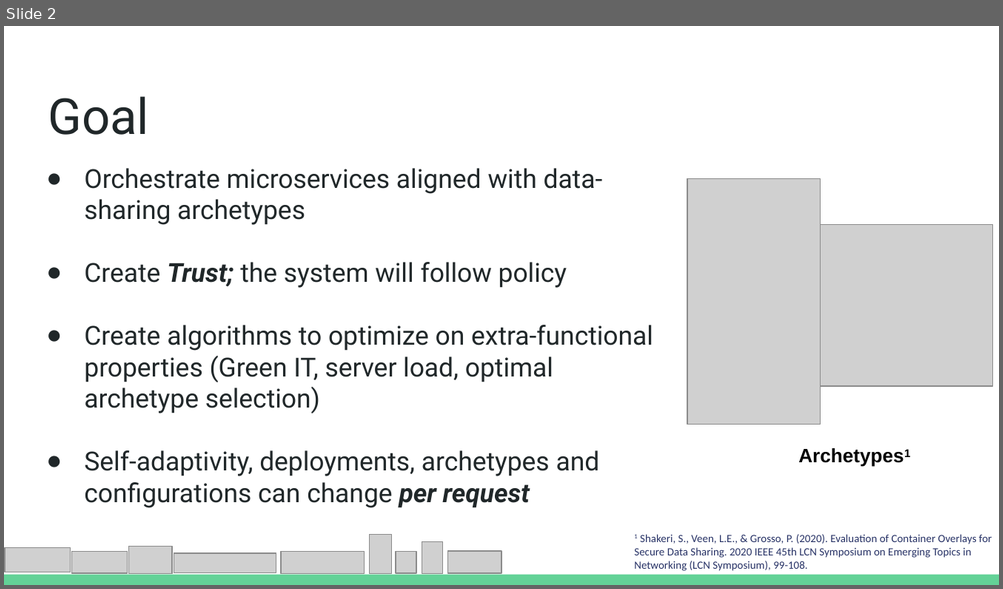
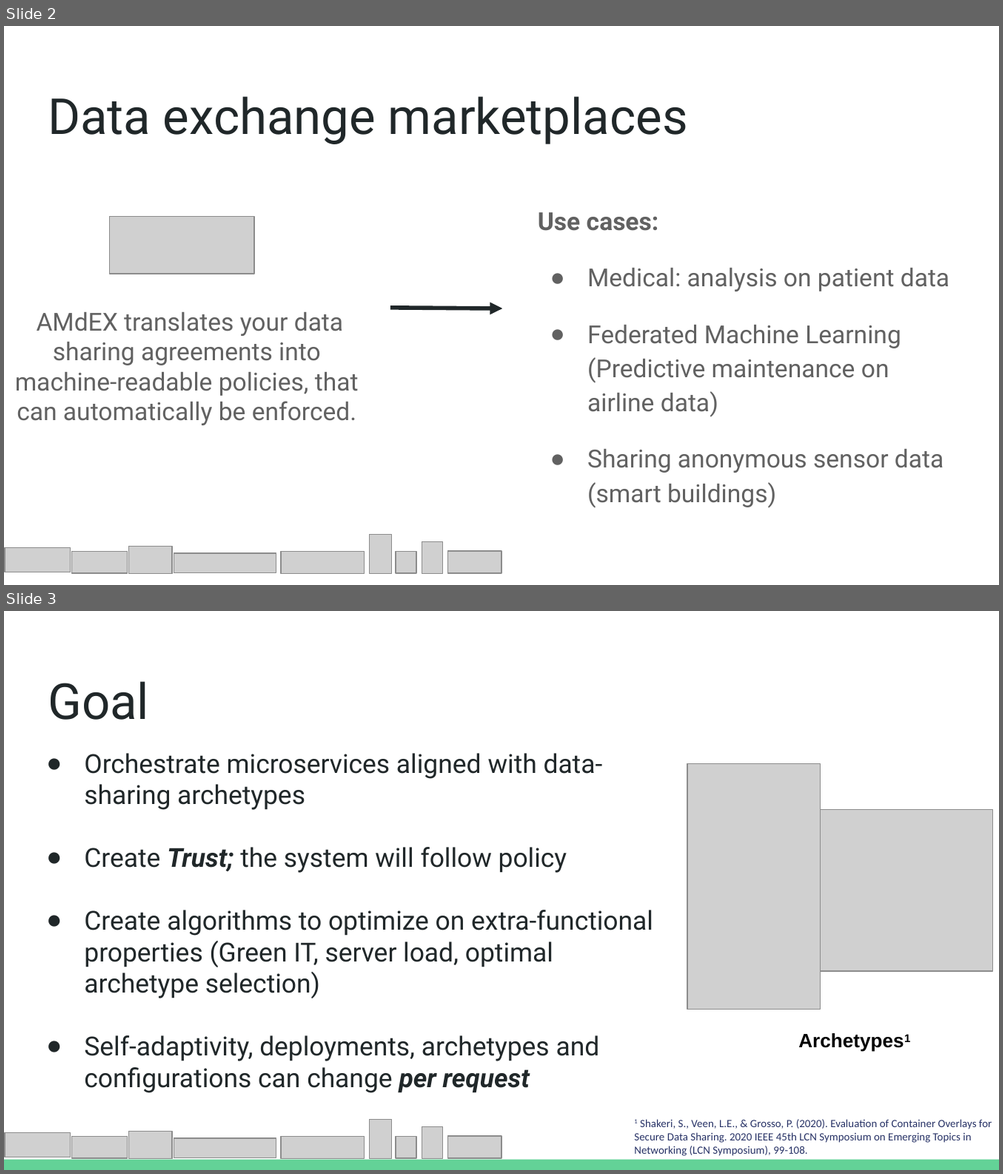
Before and after one commit to Jorrit05/DYNAMOS, a slide deck: docs/slides/panel.pptx. Shown one above the other, each under a label of ours: slide 2 before the commit, slides 2 and 3 after it. The pictures are 1003x589 and 1003x1174 pixels, drawn with LibreOffice and Linux fonts; fonts in the diff are those of the drawing; grey boxes stand for pictures. Boxes give left, top, right and bottom in pixels: in the first picture for what was removed or moved away, otherwise in the second. Text is boxed around its words. In the diff, an @@ line names an element or a change of style, - is before the commit and + after.

```diff
--- a/docs/slides/panel.pptx
+++ b/docs/slides/panel.pptx
@@ slide 2 added at (x1=4, y1=26, x2=999, y2=585), background #FFFFFF @@
@@ title added at (x1=48, y1=96, x2=688, y2=144), 36 pt, text #202729 @@
+Data exchange marketplaces
@@ picture added at (x1=109, y1=216, x2=255, y2=274) @@
@@ text added at (x1=538, y1=212, x2=949, y2=508), 18 pt, text #616161 @@
+Use cases:
+● Medical: analysis on patient data
+● Federated Machine Learning (Predictive maintenance on airline data)
+● Sharing anonymous sensor data (smart buildings)
@@ text added at (x1=15, y1=312, x2=358, y2=426), 18 pt, text #616161 @@
+AMdEX translates your data sharing agreements into machine-readable policies, that can automatically be enforced.
@@ arrow added from (390, 307) to (502, 309), #202729 3 pt @@
@@ group added at (x1=5, y1=535, x2=501, y2=574): 9 pictures @@
@@ what was slide 2 is now slide 3 @@
```
Also in this commit, not shown: 2 slides changed, 38 other files.
